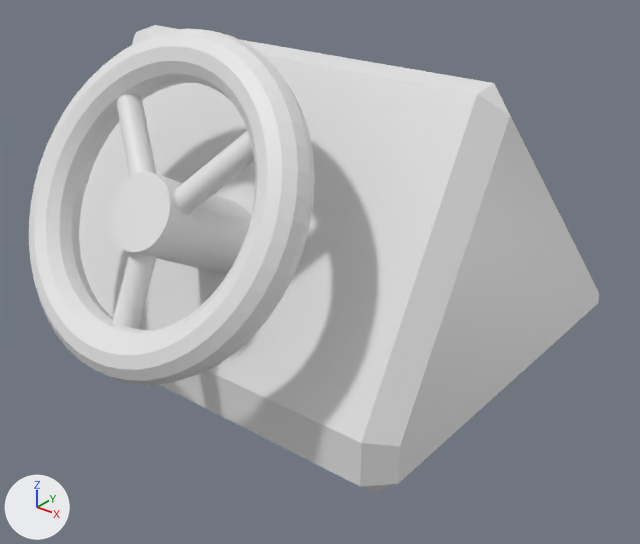
The FBX model Assets/Groups/Group S/Models/steering_wheel.fbx: old version first, new version second.
Rendered twice from a 50 mm lens placed at (2.39, -3.1, 1.21), pointed at (0.07, -0.19, -0.59). The axes (+X, +Y, +Z) are drawn at lower left. The lights are the same throughout. Where no turn or scale is listed for an object, it has been applied to the vertices. Vertices at the same position are counted once.
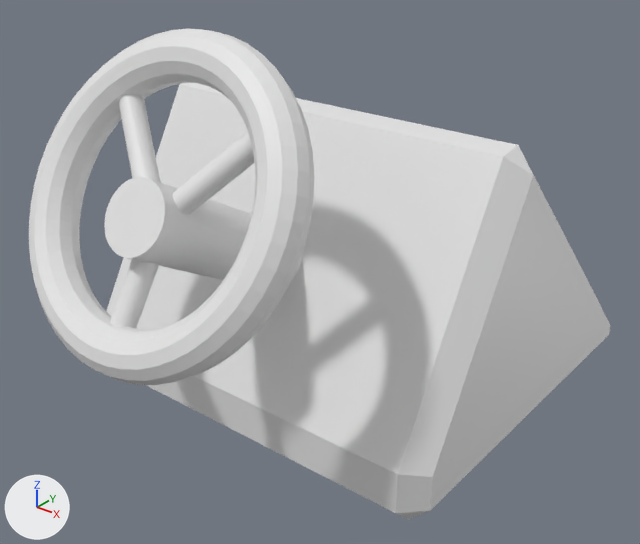
The newer file is also rescaled (x0.25), turned or shifted as a whole; pictures and numbers use the older file's frame.

Where the change shows, as pixel boxes (x1, y1, x2, y2) in the pictures (640 x 544 px):
'Cube', mesh moved: before (79, 25, 599, 494); after (106, 83, 610, 519)
'Cylinder', mesh moved: before (110, 171, 251, 273); after (104, 177, 302, 281)

The change, as a list of edits to the scene's bpy script:
```text
Change me_cylinder:
    where me_cylinder.from_pydata(...)  # 128 vertices, 66 faces; spans x -0.15..0.15, y -0.508..0.508, z -0.38..0.38
    used by ob_cylinder; location = (0.0, -0.73, -0.25)
    me_cylinder part 1: the whole mesh is moved by (0.0, -0.026, -0.014)
Change me_cube:
    where me_cube.from_pydata(...)  # 26 vertices, 26 faces; spans x -1.0..1.0, y -1.0..1.0, z -1.0..0.43
    used by ob_cube; location = (0.0, 0.0, 0.0)
    me_cube part 2: the whole mesh is moved by (0.0, 0.25, -0.29)
```
